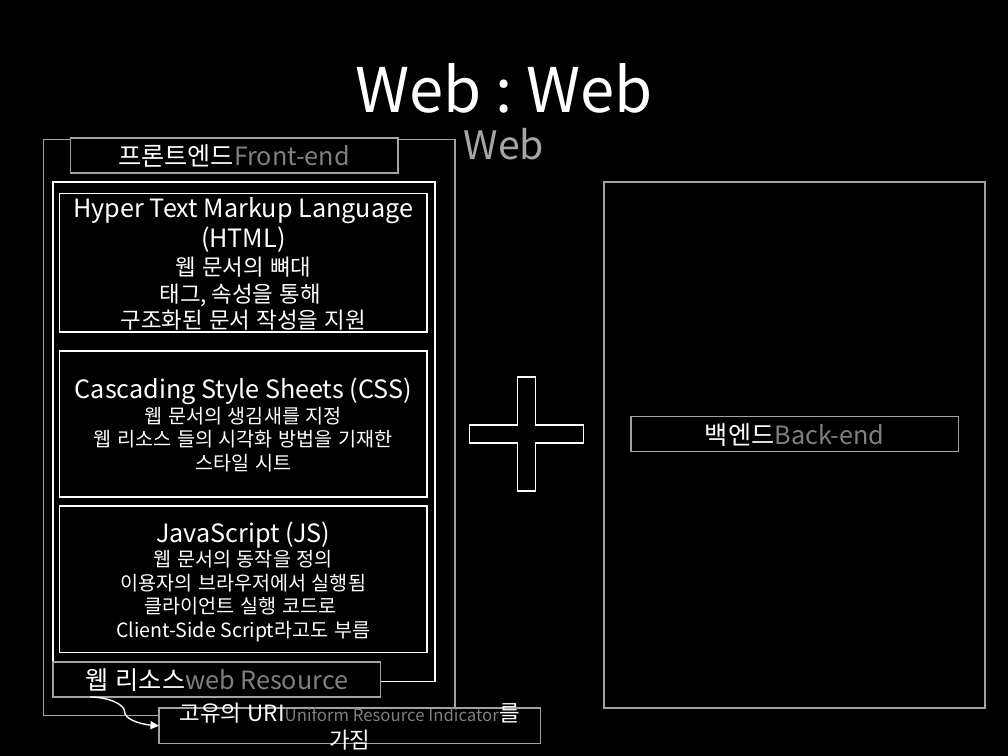
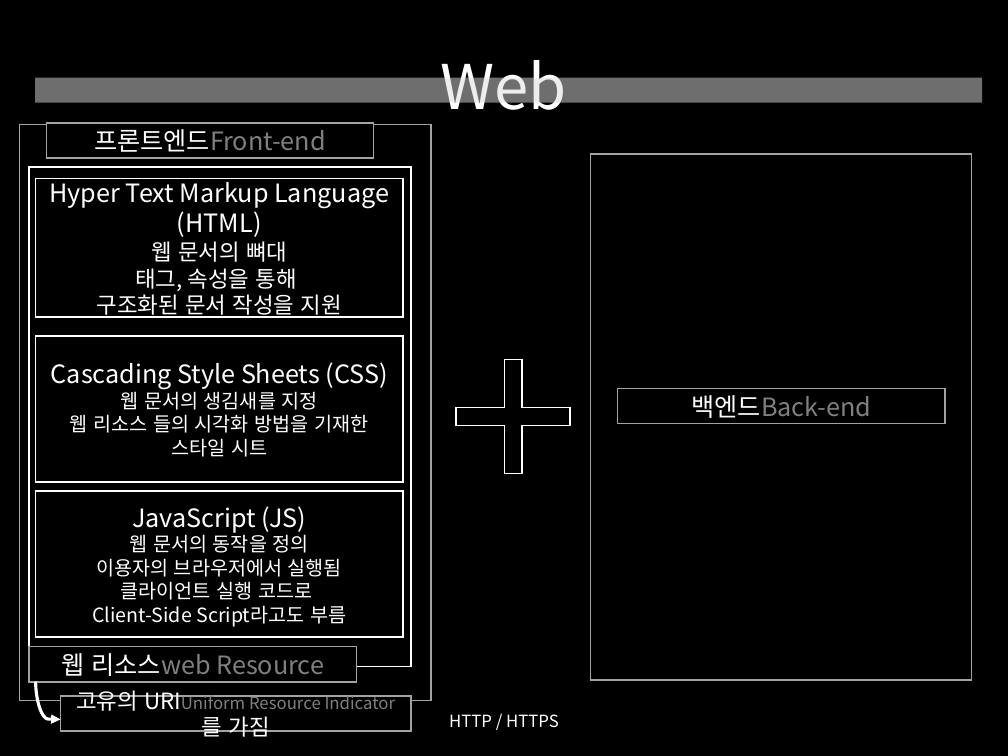
Before and after one commit to yusooo/Hacking, a slide deck: slide 8 of 웹해킹 정리.pptx (slide 7 before the commit). Drawn at 1008x756 pixels with LibreOffice and Linux fonts; fonts in the diff are those of the drawing. Boxes give left, top, right and bottom in pixels: in the first picture for what was removed or moved away, otherwise in the second. Text is boxed around its words. In the diff, an @@ line names an element or a change of style, - is before the commit and + after.

```diff
--- a/웹해킹 정리.pptx
+++ b/웹해킹 정리.pptx
@@ rectangle added at box(35, 78, 982, 103), fill #DDDDDD at 50% opacity @@
@@ title at box(441, 60, 567, 110): text changed @@
-Web : Web
-Web
+Web
@@ 7 rectangles: place and size @@
-7 rectangles at box(43, 138, 455, 716)
+7 rectangles at box(20, 123, 431, 701)
@@ rectangle: place and size @@
-rectangle at box(604, 182, 985, 709)
+rectangle at box(591, 154, 972, 680)
@@ plus sign: place and size @@
-plus sign at box(449, 357, 604, 512)
+plus sign at box(435, 339, 591, 494)
@@ rectangle "백엔드Back-end": place and size @@
-rectangle "백엔드Back-end" at box(631, 416, 959, 452)
+rectangle "백엔드Back-end" at box(618, 388, 946, 423)
@@ curved arrow moved from (90, 697) - (159, 726) to (35, 681) - (60, 720) @@
@@ curved arrow (35, 681) - (60, 720): stroke #FFFFFF 1 pt to #FFFFFF 2.25 pt @@
@@ rectangle "고유의 URIUniform Resource Indicator를 가짐": place and size @@
-rectangle "고유의 URIUniform Resource Indicator를 가짐" at box(159, 709, 541, 744)
+rectangle "고유의 URIUniform Resource Indicator를 가짐" at box(60, 697, 411, 732)
@@ text added at box(449, 714, 559, 727), 12 pt, text #FFFFFF @@
+HTTP / HTTPS
```
Also in this commit, not shown: 5 other slides changed, 2 slides added.
